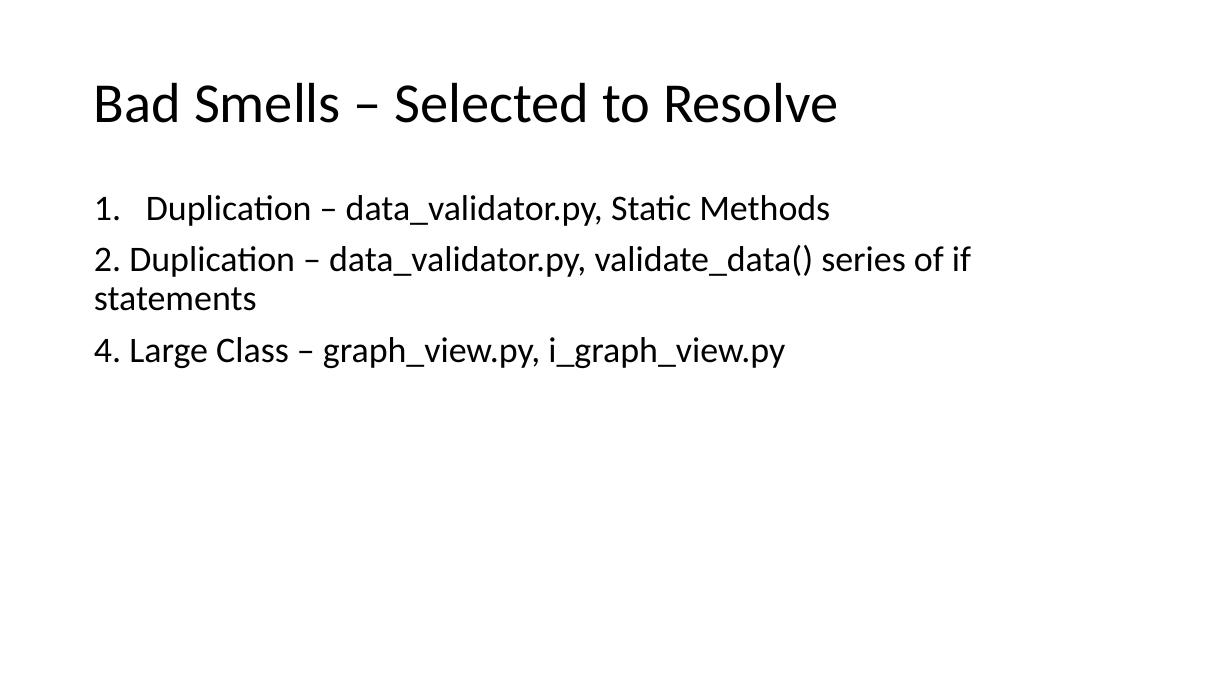
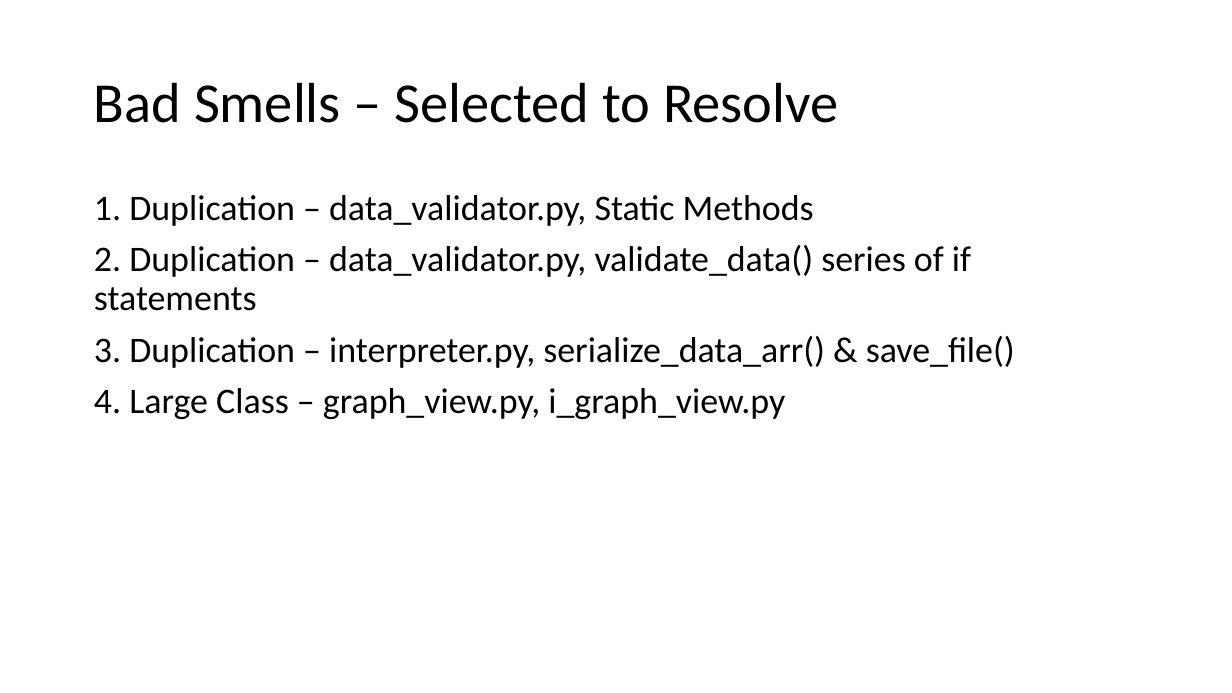
Before and after one commit to steven-snelling/PR301-Assignment_2, a slide deck: slide 8 of bad_smells.pptx (slide 7 before the commit). Drawn at 1232x693 pixels with LibreOffice and Linux fonts; fonts in the diff are those of the drawing. Boxes give left, top, right and bottom in pixels: in the first picture for what was removed or moved away, otherwise in the second. Text is boxed around its words. In the diff, an @@ line names an element or a change of style, - is before the commit and + after.

```diff
--- a/bad_smells.pptx
+++ b/bad_smells.pptx
@@ text at (94, 195, 814, 226): text changed @@
-1. Duplication – data_validator.py, Static Methods
+1. Duplication – data_validator.py, Static Methods
@@ text at (94, 336, 1015, 368): paragraph added @@
+3. Duplication – interpreter.py, serialize_data_arr() & save_file()
```
Also in this commit, not shown: 3 other slides changed, 4 slides added, 1 other file.
